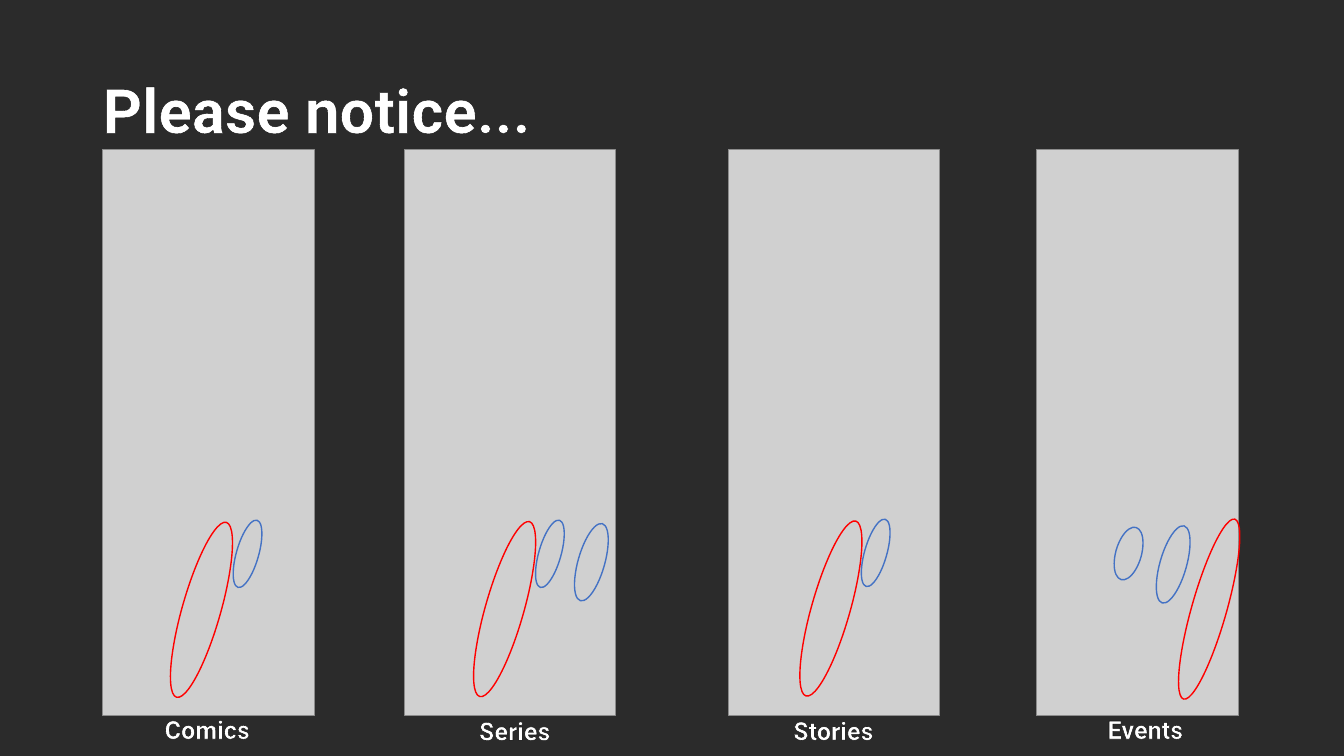
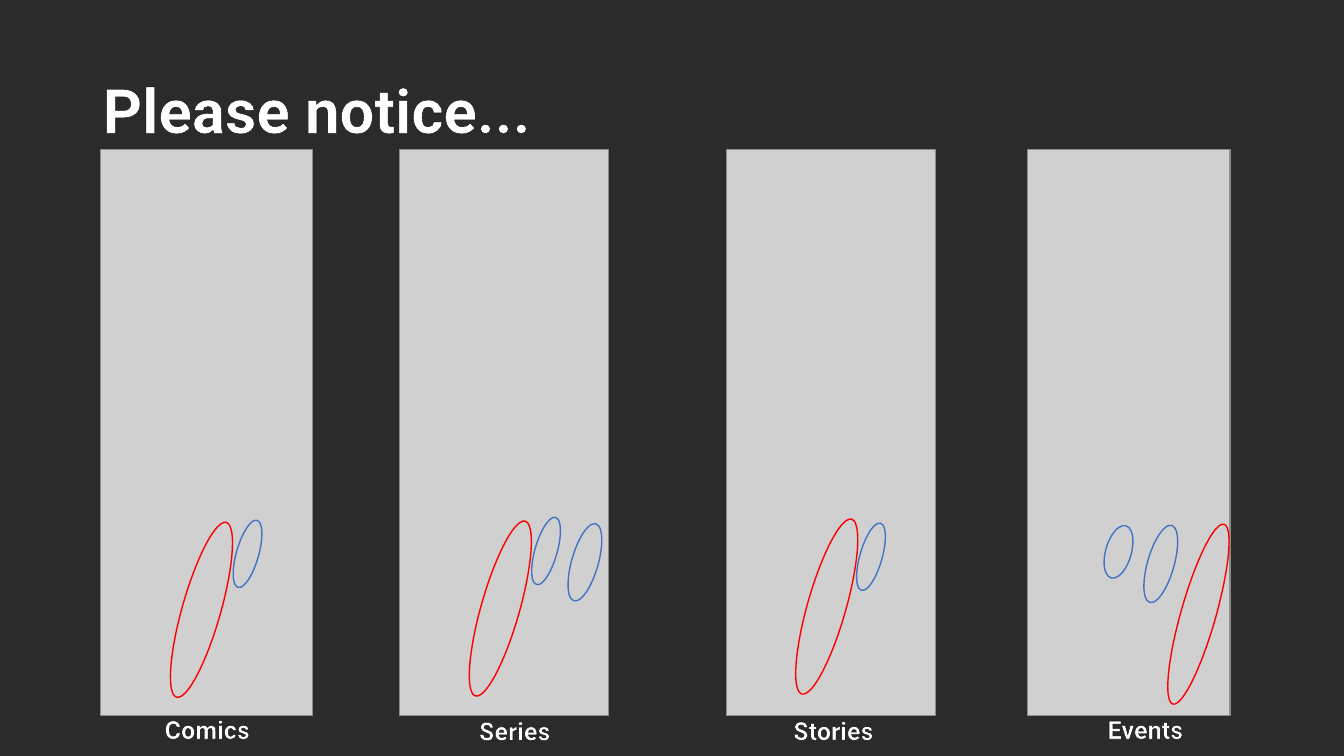
Before and after one commit to hrdfets0001/x12ij4321aop, a slide deck: slide 15 of Presentation.pptx. Drawn at 1344x756 pixels with LibreOffice and Linux fonts; fonts in the diff are those of the drawing; grey boxes stand for pictures; background and template pictures are left out; a plain dark background stands for a picture behind light text. Boxes give left, top, right and bottom in pixels: in the first picture for what was removed or moved away, otherwise in the second. Text is boxed around its words. In the diff, an @@ line names an element or a change of style, - is before the commit and + after.

```diff
--- a/Presentation.pptx
+++ b/Presentation.pptx
@@ 3 ellipses, 1 picture: place and size @@
-3 ellipses, 1 picture at box(405, 150, 874, 716)
+3 ellipses, 1 picture at box(400, 150, 870, 716)
@@ picture: place and size @@
-picture at box(729, 150, 940, 716)
+picture at box(727, 150, 936, 716)
@@ picture: place and size @@
-picture at box(1036, 150, 1239, 716)
+picture at box(1027, 150, 1230, 716)
@@ ellipse: place and size @@
-ellipse at box(856, 517, 896, 590)
+ellipse at box(851, 521, 891, 594)
@@ ellipse: place and size @@
-ellipse at box(1109, 524, 1148, 583)
+ellipse at box(1099, 523, 1138, 582)
@@ ellipse: place and size @@
-ellipse at box(1150, 522, 1197, 606)
+ellipse at box(1137, 522, 1184, 606)
@@ ellipse: place and size @@
-ellipse at box(1167, 515, 1252, 705)
+ellipse at box(1157, 519, 1242, 709)
```
Also in this commit, not shown: 4 other slides changed, 3 slides added, 4 other files.
